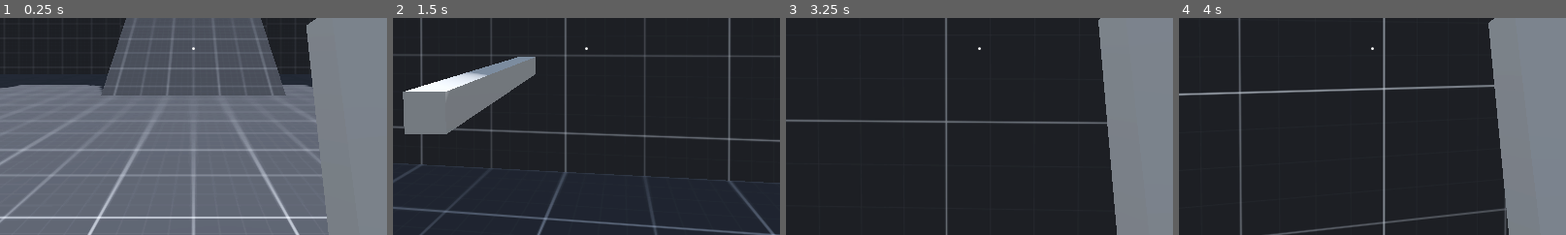
Above: before the commit, frames 1-4 (left to right).
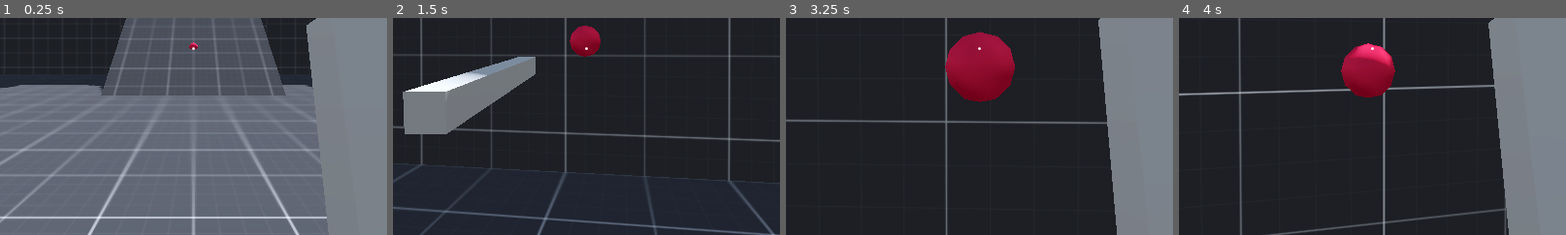
Above: after the commit, the same moments.

Repository: fearbucker/FirstPersonPlatformer
Game: Godot game, scene res://Levels/Main/L_Main.tscn
The game is run twice, just before and just after one commit, with the same random seed, the same clock (stepped at 60 frames per second) and the same inputs. A sky picture missing from this copy of the repository is replaced by a grey-blue gradient.
Inputs (mouse positions are % of the whole screen's width and height, from its top left):
- Up to frame 1 (0.25 s): no input
- Up to frame 2 (1.5 s): move the mouse to (55, 50) at 0.52 s; hold W (move_forward) from 0.53 s (still down); tap Q (hook) at 0.6 s; click (55, 50) at 0.67 s; tap Space (jump) at 0.77 s; move the mouse to (45, 50) at 1.27 s; click (45, 50) at 1.35 s
- Up to frame 3 (3.25 s): keep holding W (move_forward); tap Space (jump) at 1.52, 3.02 s; tap Q (hook) at 1.55, 2.3, 3.05 s; move the mouse to (52, 48) at 2.02 s; hold Ctrl (crouch) 2.03-2.78 s; move the mouse to (49, 52) at 2.77 s; tap E (ePress) at 2.85 s; click (49, 52) at 2.92 s
- Up to frame 4 (4 s): keep holding W (move_forward); move the mouse to (57, 51) at 3.52 s; tap Q (hook) at 3.6 s; tap Space (jump) at 3.77 s
The pictures show only the part of the screen within x 25-75%, y 43-93%; the shares and areas given below are measured in that part.

The runs differ from the first frame. In frame 1, less than 0.1% of the frame differs, in the area x 48-52%, y 11-15%; in frame 2, 0.9%; in frame 3, 4.4%, in the area x 41-60%, y 6-39%; in frame 4, 2.7%.

Commit message:
Added grapple point visibility

Diff:
--- a/Levels/Main/L_Main.tscn
+++ b/Levels/Main/L_Main.tscn
@@ -80,11 +80,20 @@
 volumetric_fog_enabled = true
 volumetric_fog_density = 0.01
 
+[sub_resource type="StandardMaterial3D" id="StandardMaterial3D_w2nwh"]
+albedo_color = Color(0.690196, 0, 0.207843, 1)
+
 [node name="L_Main" type="Node3D"]
 script = ExtResource("1_km1jj")
 
 [node name="Player" parent="." instance=ExtResource("1_qgept")]
 transform = Transform3D(1, 0, 0, 0, 1, 0, 0, 0, 1, 0, 2, 0)
+
+[node name="Head" parent="Player" index="2"]
+grapple_point = NodePath("../../CSGSphere3D")
+
+[node name="WeaponMesh" parent="Player/Head/Camera/WeaponPivot" index="0"]
+transform = Transform3D(0.1, 0, 0, 0, 0.980955, 0.0194234, 0, -0.194234, 0.0980955, 0.28, -0.425, -0.4)
 
 [node name="ArenaGeometry" type="Node3D" parent="."]
 
@@ -309,3 +318,10 @@
 theme_override_colors/font_outline_color = Color(0, 0, 0, 1)
 horizontal_alignment = 1
 script = ExtResource("7_c533u")
+
+[node name="CSGSphere3D" type="CSGSphere3D" parent="."]
+radius = 0.2
+material = SubResource("StandardMaterial3D_w2nwh")
+
+[editable path="Player"]
+[editable path="Player/Head"]
--- a/Player/Head.gd
+++ b/Player/Head.gd
@@ -86,8 +86,11 @@
 
 func look_for_point() -> void:
 	var grapple_pt := get_node_or_null(grapple_point)
-	if grapple_pt and hook.is_colliding():
-		grapple_pt.translation = hook.get_collision_point()
+	if (grapple_pt and hook.is_colliding()) and !hooked:
+		grapple_pt.position = hook.get_collision_point()
+		grapple_pt.visible = true
+	else:
+		grapple_pt.visible = false
 
 # Called when the node enters the scene tree for the first time.
 func _ready() -> void:
--- a/Player/Player.tscn
+++ b/Player/Player.tscn
@@ -18,9 +18,6 @@
 [node name="Head" parent="." index="2" instance=ExtResource("2_41iu1")]
 grapple_speed = 0.1
 
-[node name="WeaponMesh" parent="Head/Camera/WeaponPivot" index="0"]
-transform = Transform3D(0.1, 0, 0, 0, 0.980955, 0.0194234, 0, -0.194234, 0.0980955, 0.28, -0.425, -0.4)
-
 [node name="Sprint" type="Node" parent="." index="3"]
 script = ExtResource("3_bgqcu")
 
@@ -32,5 +29,3 @@
 
 [node name="LeftRay" type="RayCast3D" parent="." index="6"]
 transform = Transform3D(-4.37114e-08, 1, 0, -1, -4.37114e-08, 0, 0, 0, 1, 0, 0, 0)
-
-[editable path="Head"]
--- a/Player/WallRunCam.gd
+++ b/Player/WallRunCam.gd
@@ -41,4 +41,4 @@
 		elif wall_run_current_angle < 0:
 			wall_run_current_angle += delta * 40
 			wall_run_current_angle = max(0, wall_run_current_angle)
-	cam.rotation = lerp(cam.rotation, Vector3(0, 0, 1) * wall_run_current_angle, .2)
+	cam.rotation = lerp(cam.rotation, Vector3(0, 0, 1) * wall_run_current_angle, .09)
Not shown: 1 places in Levels/Main/L_Main.tscn that only renumber resources
